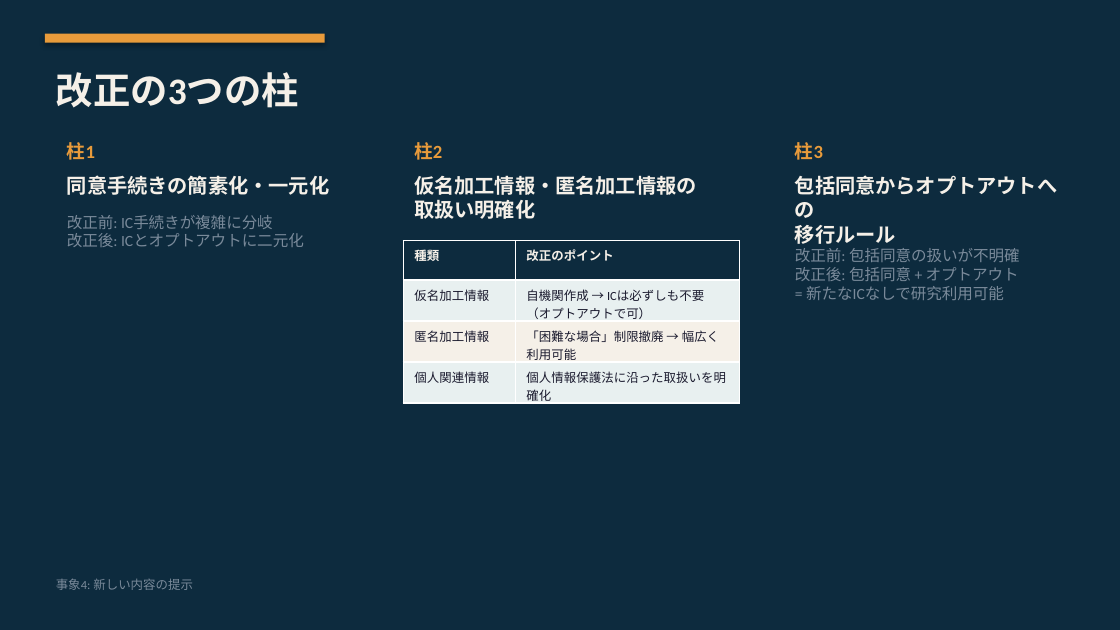
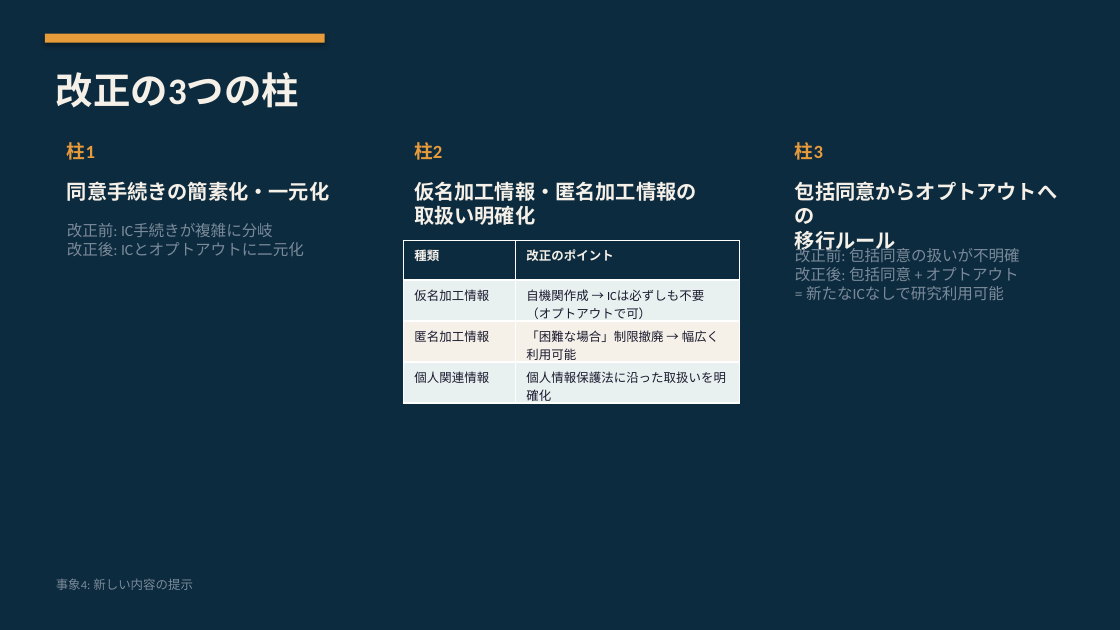
Before and after one commit to Tama831/ai-agent-team-materials, a slide deck: slide 4 of output/education/2026-03-27_ethics-guideline-revision/ethics-guideline-revision_slides_residents.pptx. Drawn at 1120x630 pixels with LibreOffice and Linux fonts; fonts in the diff are those of the drawing. Boxes give left, top, right and bottom in pixels: in the first picture for what was removed or moved away, otherwise in the second. Text is boxed around its words. In the diff, an @@ line names an element or a change of style, - is before the commit and + after.

```diff
--- a/output/education/2026-03-27_ethics-guideline-revision/ethics-guideline-revision_slides_residents.pptx
+++ b/output/education/2026-03-27_ethics-guideline-revision/ethics-guideline-revision_slides_residents.pptx
@@ text "同意手続きの簡素化・一元化": place and size @@
-text "同意手続きの簡素化・一元化" at (67, 175, 329, 195)
+text "同意手続きの簡素化・一元化" at (67, 181, 329, 201)
@@ text "仮名加工情報・匿名加工情報の 取扱い明確化": place and size @@
-text "仮名加工情報・匿名加工情報の 取扱い明確化" at (414, 175, 696, 219)
+text "仮名加工情報・匿名加工情報の 取扱い明確化" at (414, 181, 696, 225)
@@ text "包括同意からオプトアウトへの 移行ルール" rewrapped from (795, 175, 1057, 244) to (795, 181, 1057, 254) @@
@@ text "改正前: IC手続きが複雑に分岐 改正後: ICとオプトアウトに二元化": place and size @@
-text "改正前: IC手続きが複雑に分岐 改正後: ICとオプトアウトに二元化" at (67, 215, 304, 247)
+text "改正前: IC手続きが複雑に分岐 改正後: ICとオプトアウトに二元化" at (67, 223, 304, 256)
```
Also in this commit, not shown: 7 other slides changed, 29 other files.
